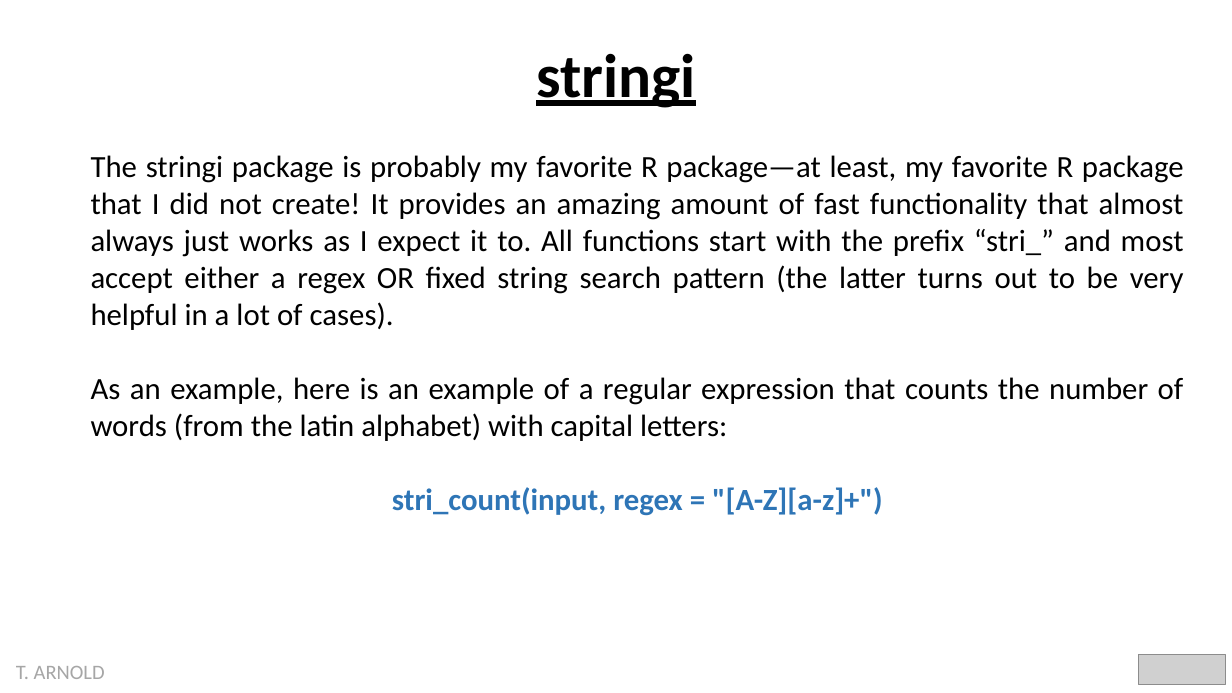
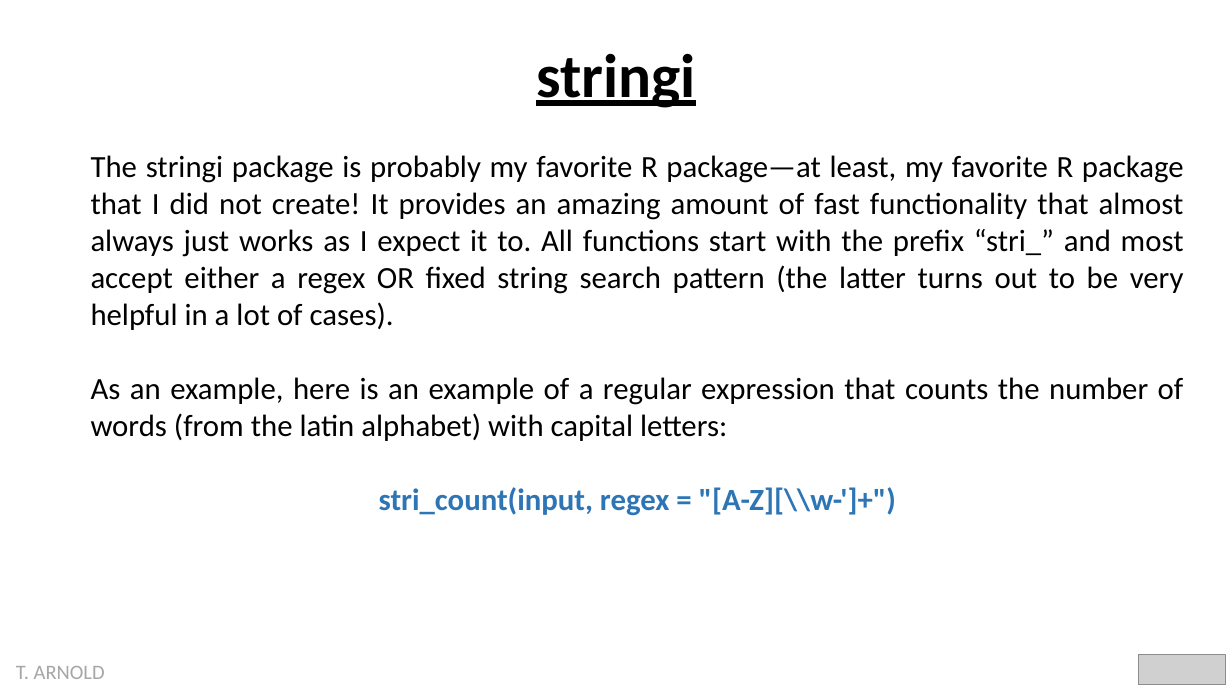
Before and after one commit to statsmaths/dsst289-f21, a slide deck: slide 4 of pslides/regex.pptx (slide 6 before the commit). Drawn at 1232x693 pixels with LibreOffice and Linux fonts; fonts in the diff are those of the drawing; grey boxes stand for pictures. Boxes give left, top, right and bottom in pixels: in the first picture for what was removed or moved away, otherwise in the second. Text is boxed around its words. In the diff, an @@ line names an element or a change of style, - is before the commit and + after.

```diff
--- a/pslides/regex.pptx
+++ b/pslides/regex.pptx
@@ text at (x1=379, y1=487, x2=896, y2=516): text changed @@
-stri_count(input, regex = "[A-Z][a-z]+")
+stri_count(input, regex = "[A-Z][\\w-']+")
```
Also in this commit, not shown: 1 other slide changed, 1 other file.
